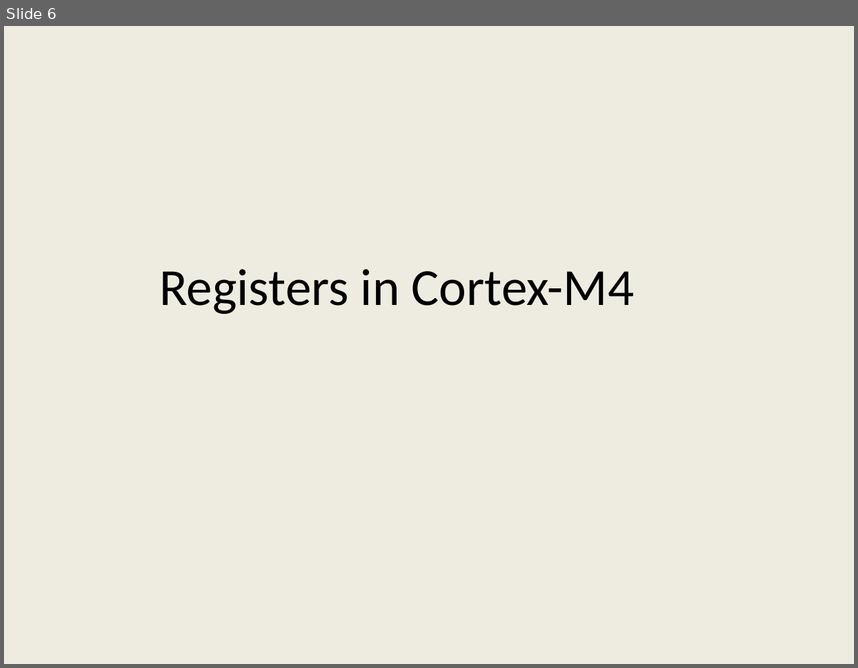
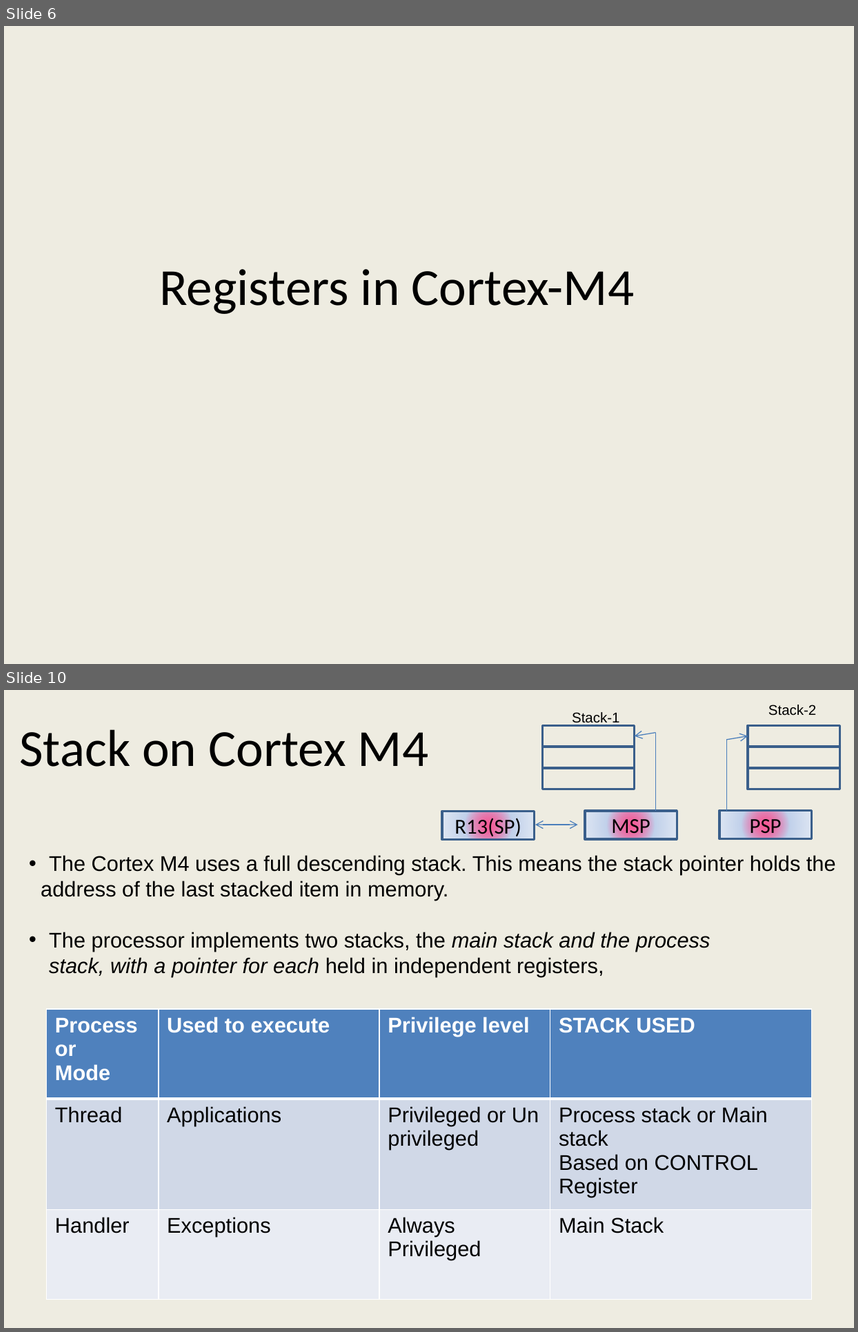
Before and after one commit to girishsukukumar/ARM-Architecture, a slide deck: Module-4.pptx. Shown one above the other, each under a label of ours: slide 6 before the commit, slides 6 and 10 after it; the slides between them are not shown. The pictures are 858x668 and 858x1332 pixels, drawn with LibreOffice and Linux fonts; fonts in the diff are those of the drawing. Boxes give left, top, right and bottom in pixels: in the first picture for what was removed or moved away, otherwise in the second. Text is boxed around its words. In the diff, an @@ line names an element or a change of style, - is before the commit and + after.

```diff
--- a/Module-4.pptx
+++ b/Module-4.pptx
@@ slide 10 added at <box>4,690,854,1328</box>, background #EEECE1 @@
@@ text added at <box>769,704,816,716</box>, 12 pt, text #000000 @@
+Stack-2
@@ text added at <box>19,729,428,767</box>, 44 pt, text #000000 @@
+Stack on Cortex M4
@@ rectangle added at <box>542,726,634,747</box>, outline #3A5F8C 2 pt @@
@@ text added at <box>572,712,619,726</box>, 12 pt, text #000000 @@
+Stack-1
@@ rectangle added at <box>748,726,840,747</box>, outline #3A5F8C 2 pt @@
@@ rectangle added at <box>542,747,634,768</box>, outline #3A5F8C 2 pt @@
@@ arrow added from (656, 733) to (635, 736), #4B7EBC 0.75 pt @@
@@ line added from (656, 733) to (656, 811), #4B7EBC 0.75 pt @@
@@ line added from (726, 811) to (726, 739), #4B7EBC 0.75 pt @@
@@ arrow added from (726, 739) to (748, 736), #4B7EBC 0.75 pt @@
@@ rectangle added at <box>748,747,840,768</box>, outline #3A5F8C 2 pt @@
@@ rectangle added at <box>542,768,634,789</box>, outline #3A5F8C 2 pt @@
@@ rectangle added at <box>748,768,840,789</box>, outline #3A5F8C 2 pt @@
@@ rectangle added at <box>441,811,534,839</box>, fill gradient #FF0066 to #C2D1ED to #E1E8F5, outline #3A5F8C 2 pt, 18 pt, text #000000 @@
+R13(SP)
@@ rectangle added at <box>584,811,677,839</box>, fill gradient #FF0066 to #C2D1ED to #E1E8F5, outline #3A5F8C 2 pt, 18 pt, text #000000 @@
+MSP
@@ rectangle added at <box>720,811,811,839</box>, fill gradient #FF0066 to #C2D1ED to #E1E8F5, outline #3A5F8C 2 pt, 18 pt, text #000000 @@
+PSP
@@ double arrow added from (535, 825) to (578, 825), #4B7EBC 0.75 pt @@
@@ text added at <box>41,855,836,977</box>, 18 pt, text #000000 @@
+• The Cortex M4 uses a full descending stack. This means the stack pointer holds the
+address of the last stacked item in memory.
+• The processor implements two stacks, the main stack and the process
+  stack, with a pointer for each held in independent registers,
@@ table added at <box>47,1009,811,1279</box>, 3 rows, 4 columns @@
+Processor / Mode | Used to execute | Privilege level | STACK USED
+Thread | Applications | Privileged or Un privileged | Process stack or Main stack / Based on CONTROL Register
+Handler | Exceptions | Always Privileged | Main Stack
```
Also in this commit, not shown: 1 slide changed, 10 other slides added, 11 slides removed.
